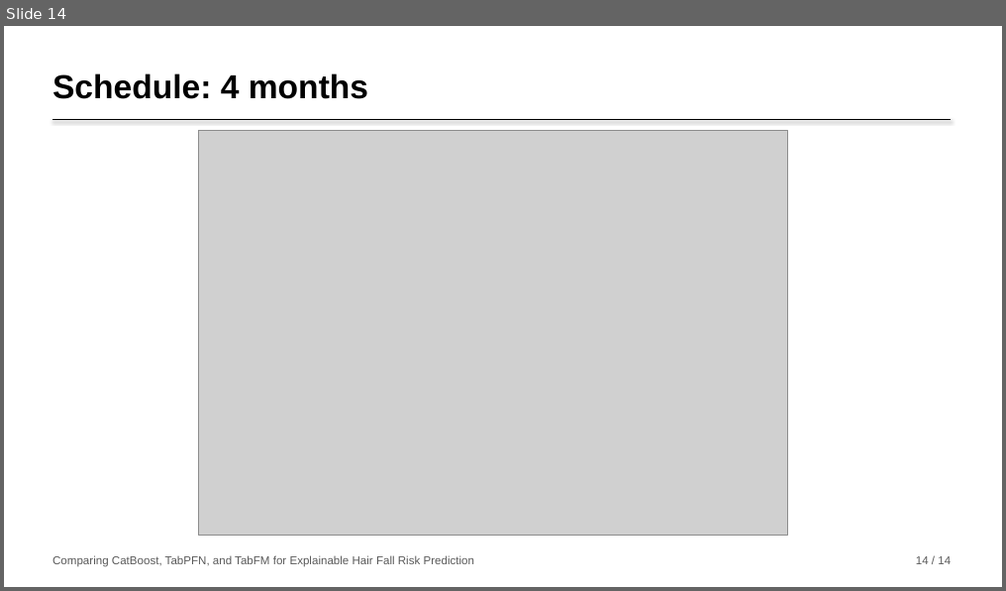
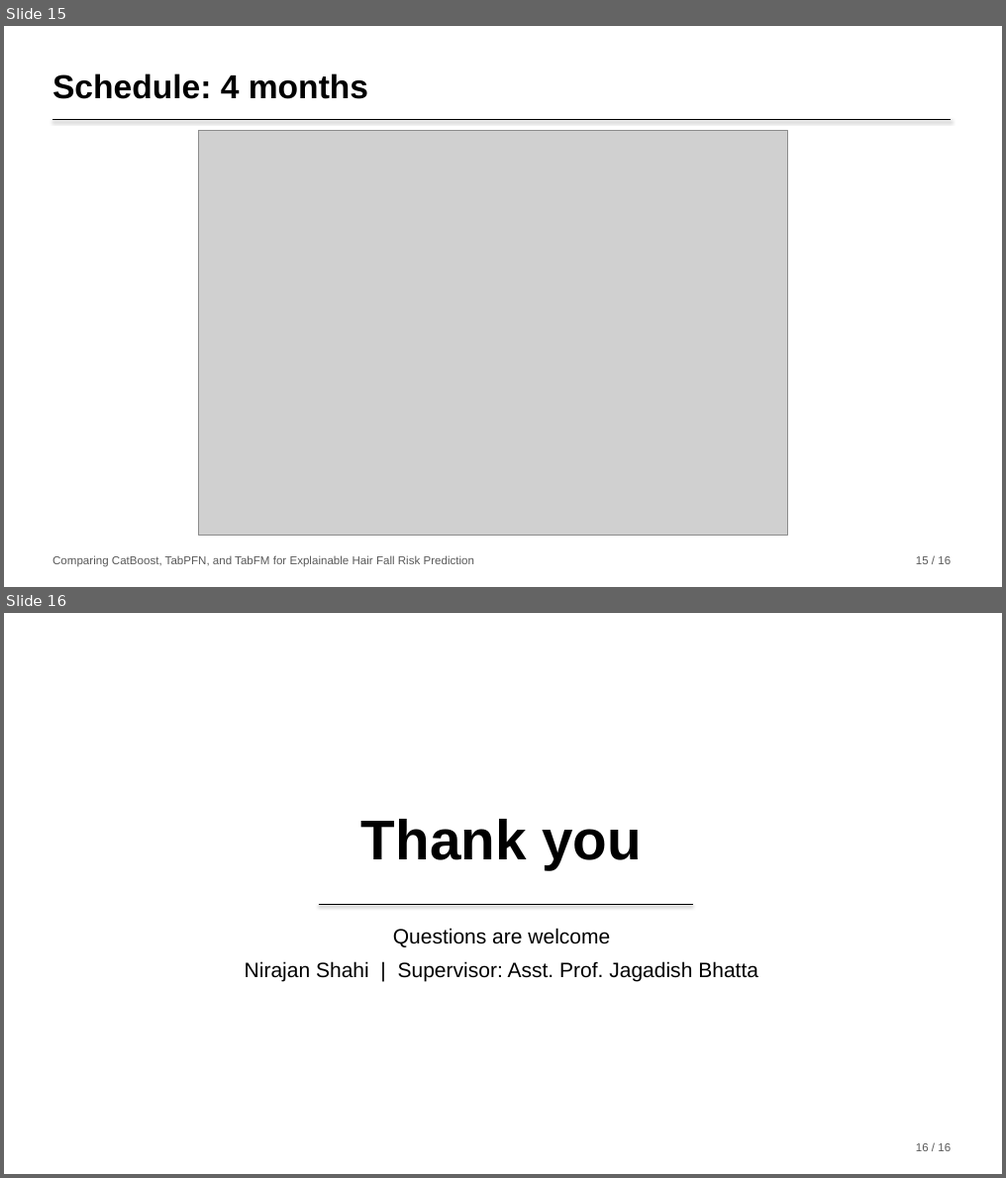
Before and after one commit to nirajanS1211/Hairfall-Thesis, a slide deck: Thesis_Final/Presentation/Hairfall_Presentation.pptx. Shown one above the other, each under a label of ours: slide 14 before the commit, slides 15 and 16 after it. The pictures are 1006x591 and 1006x1178 pixels, drawn with LibreOffice and Linux fonts; fonts in the diff are those of the drawing; grey boxes stand for pictures. Boxes give left, top, right and bottom in pixels: in the first picture for what was removed or moved away, otherwise in the second. Text is boxed around its words. In the diff, an @@ line names an element or a change of style, - is before the commit and + after.

Commit message:
Update presentation: add contents slide and thank you slide, adjust total slide count

```diff
--- a/Thesis_Final/Presentation/Hairfall_Presentation.pptx
+++ b/Thesis_Final/Presentation/Hairfall_Presentation.pptx
@@ slide 16 added at <box>4,613,1002,1174</box>, background #FFFFFF @@
@@ text added at <box>361,819,642,869</box>, 54 pt, text #000000, bold @@
+Thank you
@@ line added from (319, 905) to (693, 905), #000000 1.25 pt @@
@@ text added at <box>245,928,758,981</box>, 20 pt, text #000000 @@
+Questions are welcome
+Nirajan Shahi | Supervisor: Asst. Prof. Jagadish Bhatta
@@ text added at <box>916,1144,950,1152</box>, 11 pt, text #595959 @@
+16 / 16
@@ what was slide 14 is now slide 15 @@
@@ slide 15 changed as well @@
@@ text at <box>916,557,950,565</box>: text changed @@
-14 / 14
+15 / 16
```
Also in this commit, not shown: 12 other slides changed, 1 other slide added, 2 other files.
